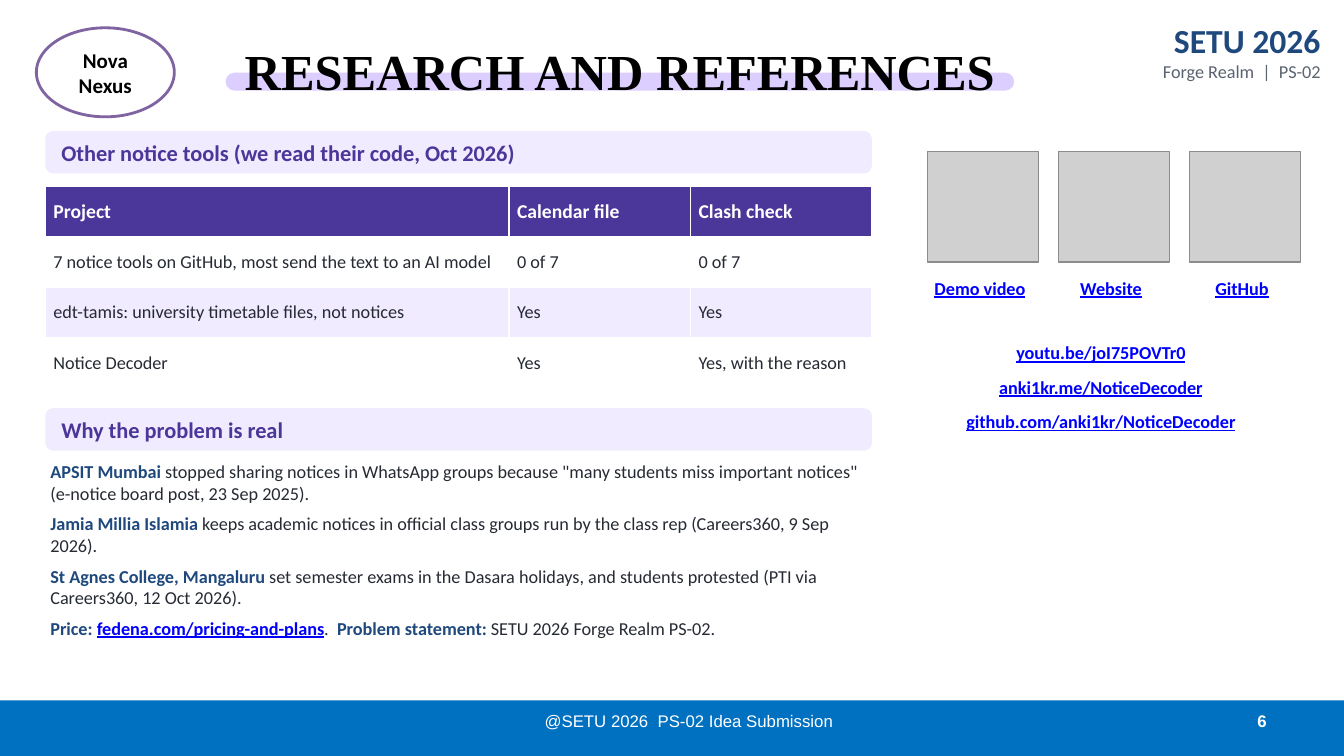
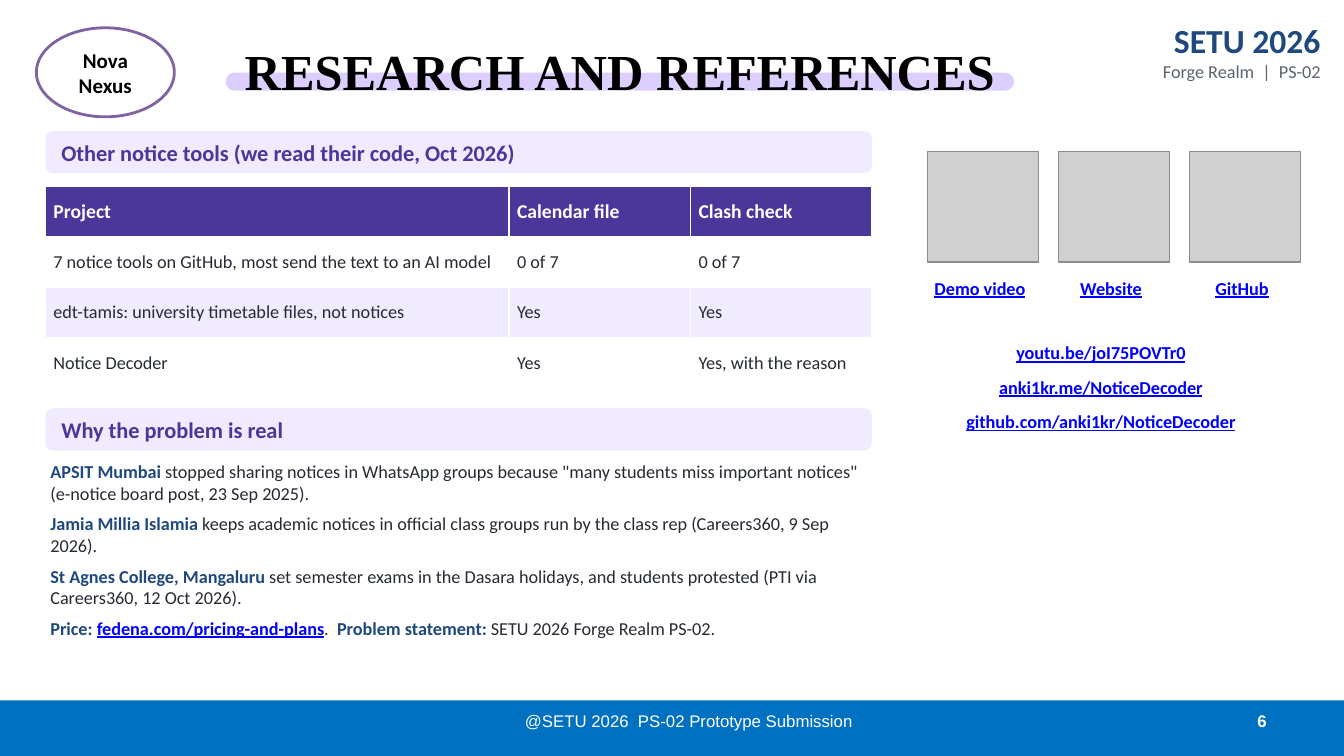
Before and after one commit to anki1kr/NoticeDecoder, a slide deck: slide 6 of deck/NoticeDecoder_NovaNexus_PS02.pptx. Drawn at 1344x756 pixels with LibreOffice and Linux fonts; fonts in the diff are those of the drawing; grey boxes stand for pictures. Boxes give left, top, right and bottom in pixels: in the first picture for what was removed or moved away, otherwise in the second. Text is boxed around its words. In the diff, an @@ line names an element or a change of style, - is before the commit and + after.

```diff
--- a/deck/NoticeDecoder_NovaNexus_PS02.pptx
+++ b/deck/NoticeDecoder_NovaNexus_PS02.pptx
@@ text at (525,715,853,731): text changed @@
-@SETU 2026 PS-02 Idea Submission
+@SETU 2026 PS-02 Prototype Submission
```
Also in this commit, not shown: 4 other slides changed, 11 other files.
